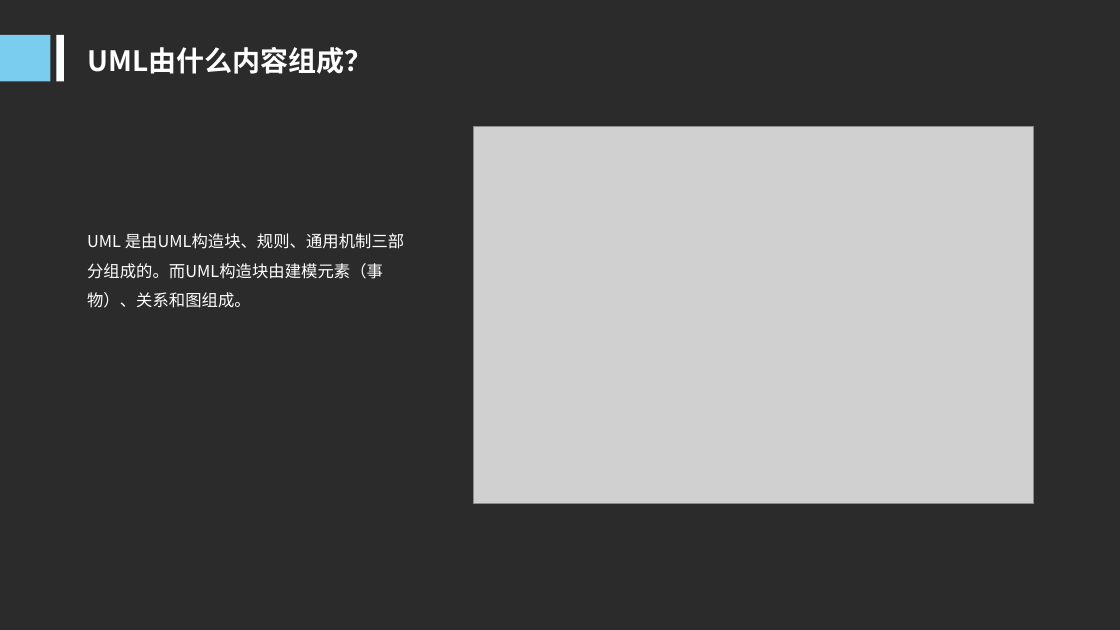
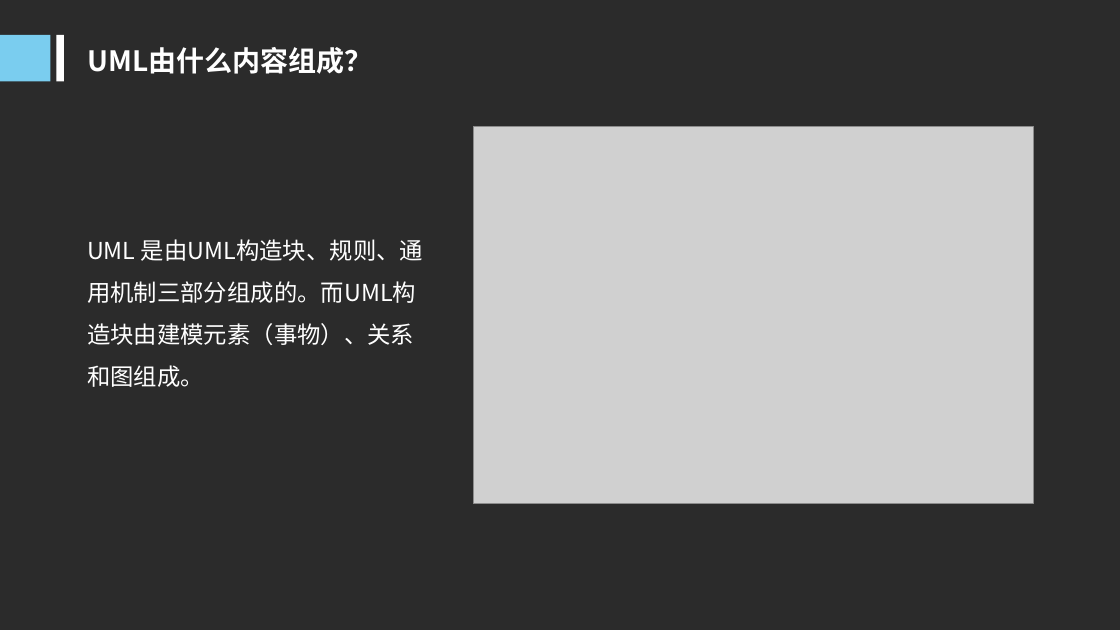
Before and after one commit to woncat/PRD2017, a slide deck: slide 16 of PRD-2017-G25-UML概述PPT V1.0.ppt. Drawn at 1120x630 pixels with LibreOffice and Linux fonts; fonts in the diff are those of the drawing; grey boxes stand for pictures; background and template pictures are left out; a plain dark background stands for a picture behind light text. Boxes give left, top, right and bottom in pixels: in the first picture for what was removed or moved away, otherwise in the second. Text is boxed around its words. In the diff, an @@ line names an element or a change of style, - is before the commit and + after.

```diff
--- a/PRD-2017-G25-UML概述PPT V1.0.ppt
+++ b/PRD-2017-G25-UML概述PPT V1.0.ppt
@@ text "UML 是由UML构造块、规则、通用机制三部分组成的。而UML构造块由建模元素（事物）、关系和图组成。" at (x1=87, y1=239, x2=423, y2=387): size 14 to 20 pt @@
```
Also in this commit, not shown: 11 other slides changed, 1 slide added.
